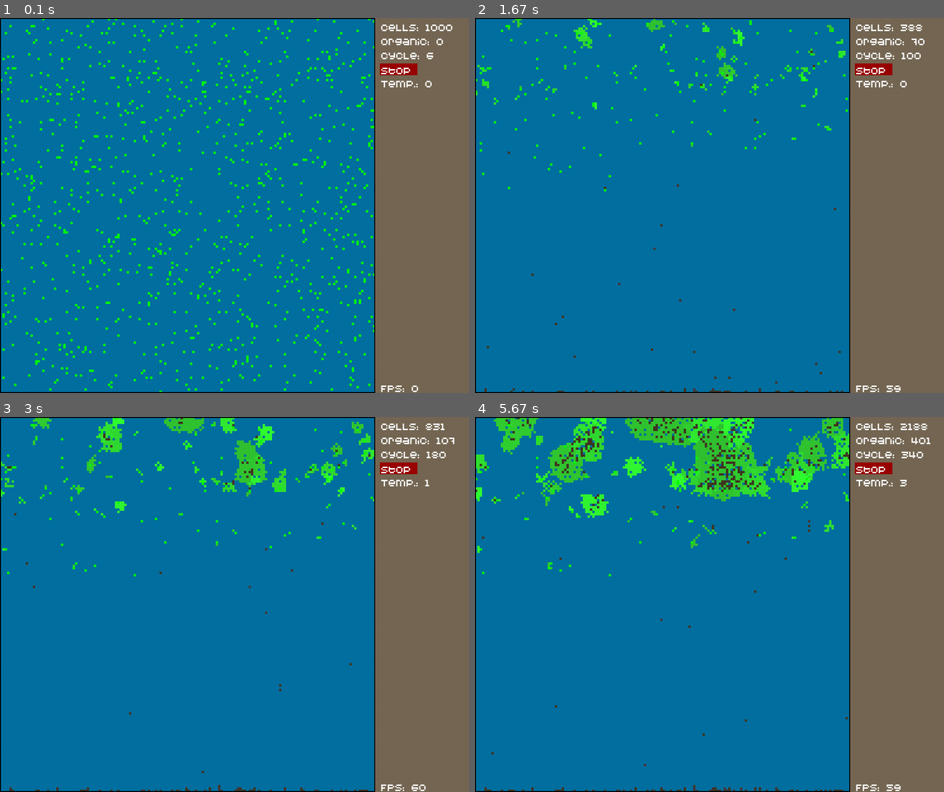
Above: before the commit, frames 1-4 (two rows, left to right).
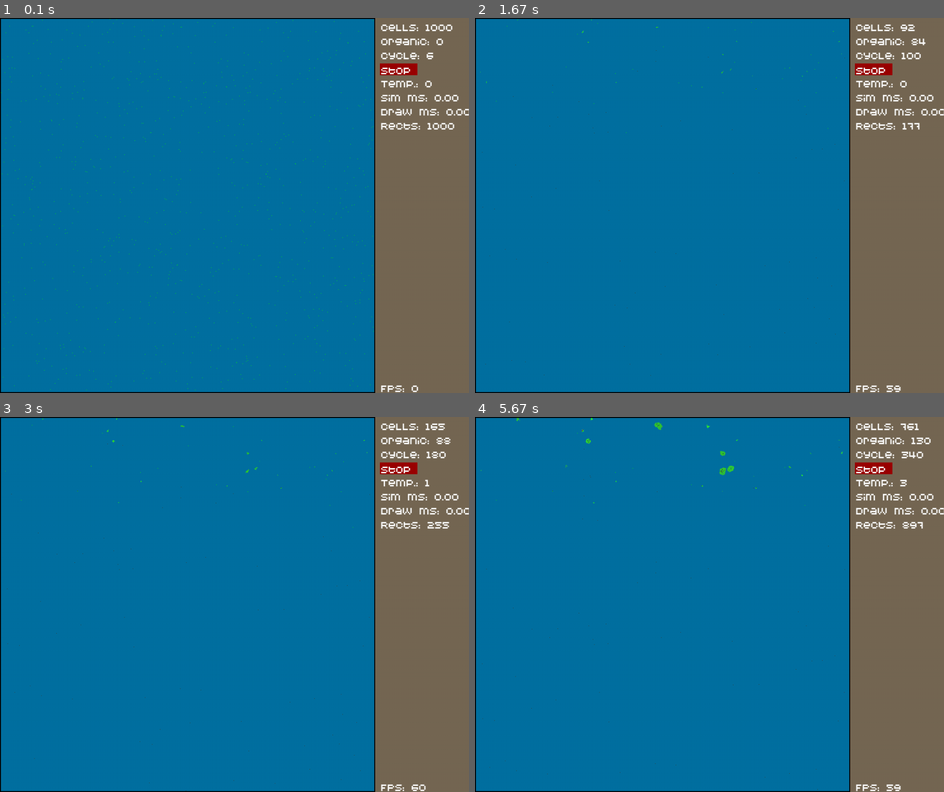
Above: after the commit, the same moments.

Repository: PilotOfAsuka/CellLabPython
Game: pygame game, started from main.py
Same seed, same stepped clock (60 frames per second), same inputs: the game is played once before the commit and once after it.
Inputs:
- Up to frame 1 (0.1 s): no input
- Up to frame 2 (1.67 s): hold Right 0.33-0.8 s; hold Up 0.83-1.3 s; hold Right from 1.33 s (still down)
- Up to frame 3 (3 s): release Right at 1.8 s; hold Left 1.83-2.37 s; hold Down 2.4-2.87 s; hold Left from 2.9 s (still down)
- Up to frame 4 (5.67 s): release Left at 3.37 s; hold Up 3.4-3.87 s; hold Right 3.9-4.53 s; hold Down 4.57-5.03 s; hold Left 5.07-5.53 s; hold Right from 5.57 s (still down)

The runs differ from the first frame. In frame 1, 4.3% of the frame differs, in the area x 0-100%, y 0-100%; in frame 2, 2.2%; in frame 3, 3.7%; in frame 4, 8.8%.

Commit message:
refactoring render

Diff:
--- a/genome.py
+++ b/genome.py
@@ -1,8 +1,6 @@
 import random
-from pygame_init_graphic.pygame_init import pg, surface
-from misc.vars import gen_size, CELL_SIZE, move_directions, GRID_SIZE_H, GRID_SIZE_W, world_grid
+from misc.vars import gen_size, move_directions, GRID_SIZE_H, GRID_SIZE_W, world_grid
 from misc.func import normalize_value, get_global_var, mutate_genome_new, get_free_adjacent_positions
-from camera.camera import camera
 from misc import colors as c
 
 
@@ -44,17 +42,8 @@
         if self.get_count_of_life() >= 10000:
             x, y = self.position
             world_grid[y][x] = None
-
-    def draw_obj(self):
-        """
-        Отрисовка объекта
-        """
-        x, y = self.position
-
-        rect = pg.Rect((x + camera.x_offset) * (CELL_SIZE * camera.scale),
-                       (y + camera.y_offset) * (CELL_SIZE * camera.scale),
-                       (CELL_SIZE * camera.scale), (CELL_SIZE * camera.scale))
-        pg.draw.rect(surface, self.color, rect)
+            return True
+        return False
 
     def augment_count_of_life(self):
         self.count_of_life += 1
@@ -76,7 +65,6 @@
         self.count_of_reproduce = 0
         self.count_of_cycle = 0
         self.count_of_life = 0
-        self.screen_position = x * CELL_SIZE, y * CELL_SIZE
         self.max_energy = 1100
 
     # Функция команды "Сколько у меня еды?"
@@ -147,18 +135,12 @@
             x, y = self.position
             world_grid[y][x] = None  # Удаление бота из сетки
             if random.random() < 0.1:
-                world_grid[y][x] = Food(x=x, y=y, food=300, genome_number=self_get_index_of_bias(self, 1, 64),
-                                        color=get_colors_bias(self, 67, 117, 54, 104, 34, 84))
-
-    def draw_obj(self):
-        """
-        Отрисовка объекта
-        """
-        x, y = self.position
-        rect = pg.Rect((x + camera.x_offset) * (CELL_SIZE * camera.scale),
-                       (y + camera.y_offset) * (CELL_SIZE * camera.scale),
-                       (CELL_SIZE * camera.scale), (CELL_SIZE * camera.scale))
-        pg.draw.rect(surface, self.color, rect)
+                food = Food(x=x, y=y, food=300, genome_number=self_get_index_of_bias(self, 1, 64),
+                            color=get_colors_bias(self, 67, 117, 54, 104, 34, 84))
+                food.count_of_cycle = get_global_var("count_of_cycle") + 1
+                world_grid[y][x] = food
+            return True
+        return False
 
     def augment_count_of_life(self):
         self.count_of_life += 1
@@ -176,14 +158,16 @@
     # Функция выполнения генома
     def execute_genome(self):
         # Проверка на смерть бота, если его пищи нет
-        self.check_death()
+        if self.check_death():
+            return
         if self.food >= 1000:  # Условие для деления клетки
             self.reproduce()
-        elif self.food in range(1, 1000):
+        elif 0 < self.food < 1000:
             # За то что клетка думает, она теряет энергию
             self.food -= normalize_value(get_global_var("temp"), -15, 15,
                                          food_values['predator_thinks']['min'], food_values['predator_thinks']['max'])
-            self.check_death()
+            if self.check_death():
+                return
             command = self.genome[self.ptr]  # УТК
             self.execute_command(command)  # Выполнение команды генома (УТК)
 
@@ -209,7 +193,8 @@
         # Логика расхода энергии
         self.food -= normalize_value(get_global_var("temp"), -15, 15,
                                      food_values['predator_move']['min'], food_values['predator_move']['max'])
-        self.check_death()
+        if self.check_death():
+            return
 
         # Выбираем направление на основе смещения
         move_dir = self_get_index_of_bias(self, step=1, len_of_number=len(move_directions))
@@ -252,7 +237,7 @@
                 self.ptr = self_get_next_index(self, step=42)
 
         # Если куда хочет шагнуть клетка есть хищник
-        elif isinstance(world_grid[new_x][new_y], Predator):
+        elif isinstance(world_grid[new_y][new_x], Predator):
             if self.food >= 1000:
                 self.reproduce()
             else:
@@ -281,6 +266,7 @@
         # Создаем нового бота с мутированным геномом
         new_color = (max(self.color[0] - 1, 90), 0, 0)  # Смещаем цвета
         new_bot = Predator(food=self.food // 4, x=x, y=y, color=new_color, genome=new_genome)  # Создание нового бота
+        new_bot.count_of_cycle = get_global_var("count_of_cycle") + 1
         world_grid[y][x] = new_bot  # Помещаем нового бота в мир
         self.food //= 4  # Разделяем энергию между родительской и дочерней клетки
 
@@ -293,14 +279,16 @@
 
     def execute_genome(self):
         # Проверка на смерть бота, если его пищи нет
-        self.check_death()
+        if self.check_death():
+            return
         if self.food >= 1000:  # Условие для деления клетки
             self.reproduce()
-        elif self.food in range(1, 1000):
+        elif 0 < self.food < 1000:
             # За то что клетка думает, она теряет энергию
-            self.food -= normalize_value(get_global_var("temp"), -15, 15, food_values['predator_thinks']['min'],
-                                         food_values['predator_thinks']['max'])
-            self.check_death()
+            self.food -= normalize_value(get_global_var("temp"), -15, 15, food_values['cell_thinks']['min'],
+                                         food_values['cell_thinks']['max'])
+            if self.check_death():
+                return
             command = self.genome[self.ptr]  # УТК
             self.execute_command(command)  # Выполнение команды генома (УТК)
 
@@ -341,9 +329,11 @@
             world_grid[y][x] = None
             if random.random() < 0.1:
                 # С шансом 10 процентов после смерти бота появляется органика (Если нет места для размножения)
-                world_grid[y][x] = Food(
+                food = Food(
                     x=x, y=y, food=300, genome_number=self_get_index_of_bias(self, 1, 64),
                     color=get_colors_bias(self, 67, 117, 54, 104, 34, 84))
+                food.count_of_cycle = get_global_var("count_of_cycle") + 1
+                world_grid[y][x] = food
             return
 
         # Выбираем случайную свободную позицию для нового бота
@@ -361,11 +351,13 @@
         if self.count_of_reproduce == 10 and self_get_index_of_bias(self, step=2, len_of_number=2) == 1:
             new_bot = Predator(food=self.food // 2, x=x, y=y,
                                color=(230, 1, 92), genome=new_genome)  # Создание нового бота
+            new_bot.count_of_cycle = get_global_var("count_of_cycle") + 1
             world_grid[y][x] = new_bot  # Помещаем нового бота в мир
             self.food //= 4  # Разделяем энергию между родительской и дочерней клетки
         else:
             new_bot = Cell(food=self.food // 4, x=x, y=y,
                            color=new_color, genome=new_genome)  # Создание нового бота
+            new_bot.count_of_cycle = get_global_var("count_of_cycle") + 1
             world_grid[y][x] = new_bot  # Помещаем нового бота в мир
             self.food //= 4  # Разделяем энергию между родительской и дочерней клетки
 
--- a/misc/func.py
+++ b/misc/func.py
@@ -1,10 +1,6 @@
 import random
-from misc.vars import GRID_SIZE_H, GRID_SIZE_W, move_directions, CELL_SIZE, global_vars, world_grid
-from pygame_init_graphic.pygame_init import pg, surface
-import numpy as np
 import math
-from camera.camera import camera
-import misc.colors as c
+from misc.vars import GRID_SIZE_H, GRID_SIZE_W, move_directions, global_vars, world_grid
 
 
 # Здесь можно хранить одиночные функции
@@ -53,19 +49,6 @@
         genome[i] = new_genome  # Новое значение гена
 
 
-# Функция отрисовки объектов
-def draw_obj(obj, border_size=1):
-    x, y = obj.position
-    rect = pg.Rect((x + camera.x_offset) * (CELL_SIZE * camera.scale),
-                   (y + camera.y_offset) * (CELL_SIZE * camera.scale),
-                   (CELL_SIZE * camera.scale), (CELL_SIZE * camera.scale))
-    pg.draw.rect(surface, obj.color, rect)
-    obj.rect = rect
-    border_rect = rect.inflate(border_size * 2, border_size * 2)
-    if obj.click is True:
-        pg.draw.rect(surface, c.BLACK, border_rect, border_size)
-
-
 def weather_simulation(cycle):
     """
     На вход принимает, текущий цикл.
@@ -110,7 +93,7 @@
     """
     x1, y1 = point1
     x2, y2 = point2
-    distance = np.sqrt((x1 - x2) ** 2 + (y1 - y2) ** 2)
+    distance = math.sqrt((x1 - x2) ** 2 + (y1 - y2) ** 2)
     return int(distance)
 
 
--- a/misc/vars.py
+++ b/misc/vars.py
@@ -5,7 +5,7 @@
 FPS = 60
 
 # Мир состоит из клеточек
-CELL_SIZE = 5  # Размер клетки изменяя этот параметр меняется масштаб
+CELL_SIZE = 1  # Размер клетки изменяя этот параметр меняется масштаб
 GRID_SIZE_W = (width - gui_offset) // CELL_SIZE  # Задаем ширину сетки мира (-200 Это отступ для интерфейса)
 GRID_SIZE_H = height // CELL_SIZE  # Задаем высоту сетки мира
 START_NUM_OF_CELL = 1000  # Стартовое число клеток при создании мира
--- a/pygame_init_graphic/gui.py
+++ b/pygame_init_graphic/gui.py
@@ -75,7 +75,14 @@
 
 
 def draw_text(text, var, x, y):
-    count_text = font.render(text + " " + str(var), True, c.WHITE)
+    value = 0 if var is None else var
+    count_text = font.render(text + " " + str(value), True, c.WHITE)
+    surface.blit(count_text, (x, y))
+
+
+def draw_ms(text, var, x, y):
+    value = 0 if var is None else var
+    count_text = font.render(f"{text} {value:.2f}", True, c.WHITE)
     surface.blit(count_text, (x, y))
 
 
@@ -108,6 +115,15 @@
     draw_text("Temp.:", get_global_var("temp"),
               width - gui_offset + gui_offset_x, gui_offset_y + line_text_offset * 4)
 
+    draw_ms("Sim ms:", get_global_var("simulation_ms"),
+            width - gui_offset + gui_offset_x, gui_offset_y + line_text_offset * 5)
+
+    draw_ms("Draw ms:", get_global_var("draw_ms"),
+            width - gui_offset + gui_offset_x, gui_offset_y + line_text_offset * 6)
+
+    draw_text("Rects:", get_global_var("drawn_objects"),
+              width - gui_offset + gui_offset_x, gui_offset_y + line_text_offset * 7)
+
     # Отрисовка текста "Скорость"
     draw_text("FPS:", int(clock.get_fps()),
               width - gui_offset + gui_offset_x, height - line_text_offset)
--- a/pygame_init_graphic/pygame_cycle/pygame_cycle.py
+++ b/pygame_init_graphic/pygame_cycle/pygame_cycle.py
@@ -1,8 +1,11 @@
+from time import perf_counter
+
 from pygame_init_graphic.pygame_init import *
 from pygame_init_graphic.gui import draw_gui, start_stop_button
+from pygame_init_graphic.renderer import draw_surface
 from camera.camera import camera
 from misc.colors import BKG_COLOR
-from simulation import update_surface, draw_surface, init_cells
+from simulation import update_simulation, init_cells
 from misc.func import set_global_var, get_global_var, weather_simulation
 from misc.vars import FPS
 
@@ -17,14 +20,21 @@
             start_stop_button.handle_event(event)
             camera.handle_event(event)
 
-        if True:
-            set_global_var(var="temp", value=weather_simulation(get_global_var("count_of_cycle")))
-            update_surface()
+        set_global_var(var="temp", value=weather_simulation(get_global_var("count_of_cycle")))
+
+        sim_start = perf_counter()
+        update_simulation(start_stop_button.click)
+        set_global_var(var="simulation_ms", value=(perf_counter() - sim_start) * 1000)
 
 
         surface.fill(BKG_COLOR)
         camera.update()
-        draw_surface()
+
+        draw_start = perf_counter()
+        drawn_objects = draw_surface()
+        set_global_var(var="draw_ms", value=(perf_counter() - draw_start) * 1000)
+        set_global_var(var="drawn_objects", value=drawn_objects)
+
         draw_gui()
         pg.display.flip()
         clock.tick(FPS)
--- /dev/null
+++ b/pygame_init_graphic/renderer.py
@@ -0,0 +1,63 @@
+from camera.camera import camera
+from misc.vars import CELL_SIZE, GRID_SIZE_H, GRID_SIZE_W, gui_offset, height, width, world_grid
+from pygame_init_graphic.pygame_init import pg, surface
+
+
+color_cache = {}
+
+
+def draw_object(obj):
+    x, y = obj.position
+    size = CELL_SIZE * camera.scale
+    rect = ((x + camera.x_offset) * size,
+            (y + camera.y_offset) * size,
+            size,
+            size)
+    surface.fill(obj.color, rect)
+
+
+def draw_surface():
+    cell_size = CELL_SIZE * camera.scale
+    x_offset = camera.x_offset
+    y_offset = camera.y_offset
+    viewport_w = width - gui_offset
+    viewport_h = height
+    start_x = max(0, -x_offset)
+    start_y = max(0, -y_offset)
+    end_x = min(GRID_SIZE_W, start_x + viewport_w // cell_size + 1)
+    end_y = min(GRID_SIZE_H, start_y + viewport_h // cell_size + 1)
+    fill_rect = surface.fill
+    drawn_objects = 0
+
+    if cell_size == 1:
+        pixels = pg.PixelArray(surface)
+        try:
+            for y in range(start_y, end_y):
+                screen_y = y + y_offset
+                row = world_grid[y]
+                for x in range(start_x, end_x):
+                    obj = row[x]
+                    if obj is not None:
+                        color = obj.color
+                        mapped_color = color_cache.get(color)
+                        if mapped_color is None:
+                            mapped_color = surface.map_rgb(color)
+                            color_cache[color] = mapped_color
+                        pixels[x + x_offset, screen_y] = mapped_color
+                        drawn_objects += 1
+        finally:
+            del pixels
+
+        return drawn_objects
+
+    for y in range(start_y, end_y):
+        screen_y = (y + y_offset) * cell_size
+        row = world_grid[y]
+        for x in range(start_x, end_x):
+            obj = row[x]
+            if obj is not None:
+                screen_x = (x + x_offset) * cell_size
+                fill_rect(obj.color, (screen_x, screen_y, cell_size, cell_size))
+                drawn_objects += 1
+
+    return drawn_objects
--- a/simulation.py
+++ b/simulation.py
@@ -1,47 +1,44 @@
 from genome import Cell, Food, Predator
 from misc.vars import GRID_SIZE_H, GRID_SIZE_W, START_NUM_OF_CELL, world_grid
 from misc.func import random_position, set_global_var, get_global_var
-from pygame_init_graphic import gui
 
 
-def update_surface():
-    if gui.start_stop_button.click is True:
-        set_global_var(var="count_of_cells", value=0)
-        set_global_var(var="count_of_food", value=0)
+def update_simulation(is_running=True):
+    if is_running:
         calculate_surface()
 
 
-def draw_surface():
+def calculate_surface():
+    current_cycle = get_global_var("count_of_cycle")
+    count_of_cells = 0
+    count_of_food = 0
 
     for y in range(GRID_SIZE_H):
         for x in range(GRID_SIZE_W):
             obj = world_grid[y][x]
-            if obj is not None:
-                obj.draw_obj()
-    pass
+            if obj is None or obj.count_of_cycle != current_cycle:
+                continue
 
+            if isinstance(obj, (Cell, Predator)):
+                obj.execute_genome()
 
-def calculate_surface():
-    for y in range(GRID_SIZE_H):
-        for x in range(GRID_SIZE_W):
-            obj = world_grid[y][x]
-            if obj:  # Проверяем что объект есть в клетке
-                if (isinstance(obj, Cell) or isinstance(obj, Predator)
-                        and obj.count_of_cycle == get_global_var("count_of_cycle")):
-                    obj.execute_genome()
-                    set_global_var(var="count_of_cells", value=get_global_var("count_of_cells") + 1)
+            elif isinstance(obj, Food):
+                if obj.check_death():
+                    continue
+                obj.move()
 
-                    #obj.count_of_cycle = get_global_var("count_of_cycle") + 1 # надо исправить
-                elif isinstance(obj, Food) and obj.count_of_cycle == get_global_var("count_of_cycle"):
-                    obj.check_death()
-                    obj.move()
-                    set_global_var(var="count_of_food", value=get_global_var("count_of_food") + 1)
+            obj_x, obj_y = obj.position
+            if world_grid[obj_y][obj_x] is obj:
+                obj.augment_count_of_life()  # Увеличиваем счетчик прожитых циклов
+                obj.count_of_cycle = current_cycle + 1
+                if isinstance(obj, (Cell, Predator)):
+                    count_of_cells += 1
+                elif isinstance(obj, Food):
+                    count_of_food += 1
 
-                obj.augment_count_of_life() # Увеличиваем счетчик прожитых циклов
-                obj.count_of_cycle = get_global_var("count_of_cycle") + 1 # надо исправить
-
-
-    set_global_var(var="count_of_cycle", value=get_global_var("count_of_cycle") + 1)
+    set_global_var(var="count_of_cells", value=count_of_cells)
+    set_global_var(var="count_of_food", value=count_of_food)
+    set_global_var(var="count_of_cycle", value=current_cycle + 1)
 
 
 def init_cells():
--- /dev/null
+++ b/tests/test_simulation.py
@@ -0,0 +1,56 @@
+import unittest
+
+from genome import Cell, Food
+from misc.func import get_global_var
+from misc.vars import GRID_SIZE_H, GRID_SIZE_W, global_vars, world_grid
+from simulation import calculate_surface, update_simulation
+
+
+def reset_world():
+    for y in range(GRID_SIZE_H):
+        for x in range(GRID_SIZE_W):
+            world_grid[y][x] = None
+    global_vars.update({"count_of_cycle": 0, "count_of_food": 0, "count_of_cells": 0, "temp": 0})
+
+
+class SimulationTests(unittest.TestCase):
+    def setUp(self):
+        reset_world()
+
+    def test_paused_update_does_not_advance_cycle(self):
+        update_simulation(is_running=False)
+
+        self.assertEqual(get_global_var("count_of_cycle"), 0)
+
+    def test_food_moves_only_once_per_cycle(self):
+        food = Food(x=0, y=0)
+        world_grid[0][0] = food
+
+        calculate_surface()
+
+        self.assertIsNone(world_grid[0][0])
+        self.assertIs(world_grid[1][0], food)
+        self.assertEqual(food.count_of_life, 1)
+        self.assertEqual(food.count_of_cycle, 1)
+        self.assertEqual(get_global_var("count_of_cycle"), 1)
+
+    def test_newborn_cell_waits_until_next_cycle(self):
+        genome = [0] * 64
+        genome[1] = 2  # Place child to the right, later in the row-major scan.
+        parent = Cell(food=1000, x=10, y=10, genome=genome)
+        world_grid[10][10] = parent
+
+        calculate_surface()
+
+        child = world_grid[10][11]
+        self.assertIsInstance(child, Cell)
+        self.assertIs(world_grid[10][10], parent)
+        self.assertEqual(parent.count_of_life, 1)
+        self.assertEqual(parent.count_of_cycle, 1)
+        self.assertEqual(child.count_of_life, 0)
+        self.assertEqual(child.count_of_cycle, 1)
+        self.assertEqual(get_global_var("count_of_cells"), 1)
+
+
+if __name__ == "__main__":
+    unittest.main()
Not shown, changed: .gitignore
